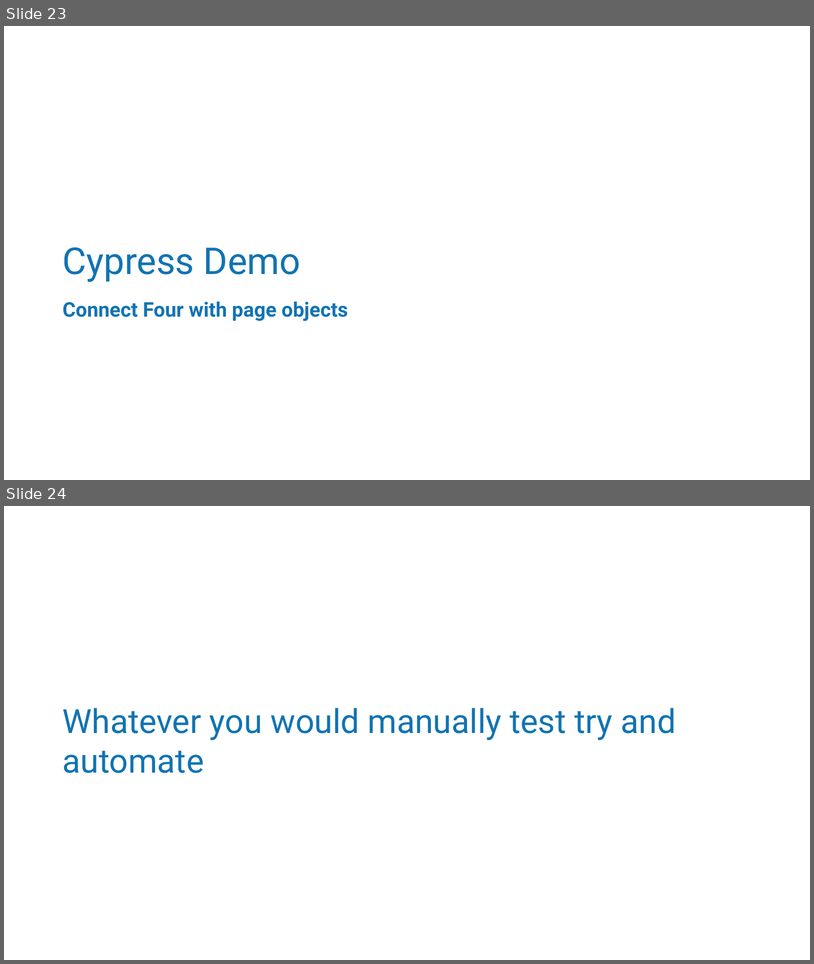
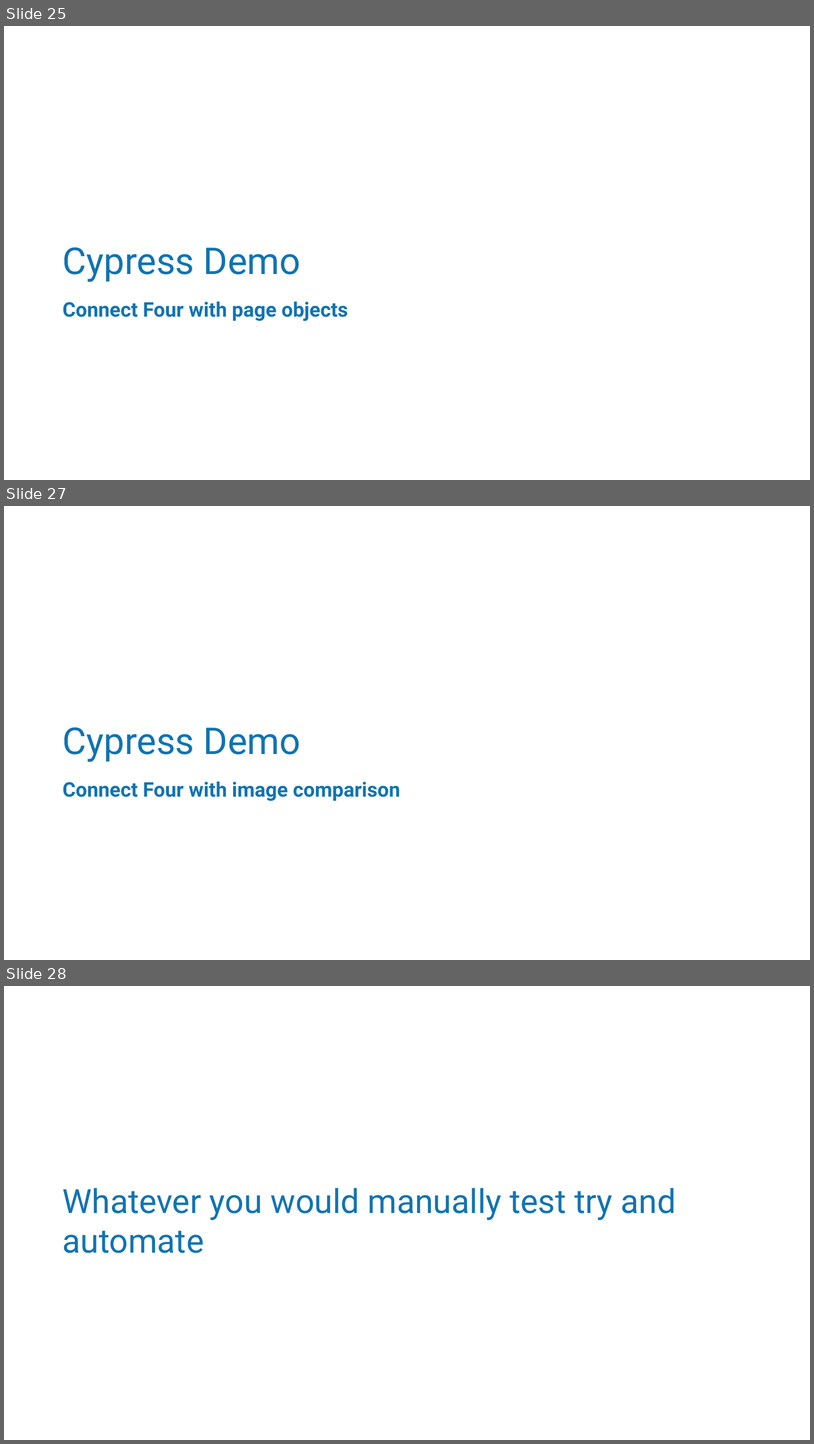
Before and after one commit to MatthewYKnowles/atlanta-code-camp-2019, a slide deck: And Now Seleniums Watch is Ended.pptx. Shown one above the other, each under a label of ours: slides 23 and 24 before the commit, slides 25, 27 and 28 after it; the slides between them are not shown. The pictures are 814x964 and 814x1444 pixels, drawn with LibreOffice and Linux fonts; fonts in the diff are those of the drawing; background and template pictures are left out. Boxes give left, top, right and bottom in pixels: in the first picture for what was removed or moved away, otherwise in the second. Text is boxed around its words. In the diff, an @@ line names an element or a change of style, - is before the commit and + after.

```diff
--- a/And Now Seleniums Watch is Ended.pptx
+++ b/And Now Seleniums Watch is Ended.pptx
@@ slide 27 added at (x1=4, y1=506, x2=810, y2=960), background picture (left out) @@
@@ title added at (x1=62, y1=727, x2=301, y2=762), 44 pt, text #1173B2 @@
+Cypress Demo
@@ text added at (x1=63, y1=781, x2=401, y2=801), 24 pt, text #1173B2, bold @@
+Connect Four with image comparison
@@ what was slide 23 is now slide 25 @@
@@ what was slide 24 is now slide 28 @@
```
Also in this commit, not shown: 4 other slides added, 1 slide removed, 7 other files.
